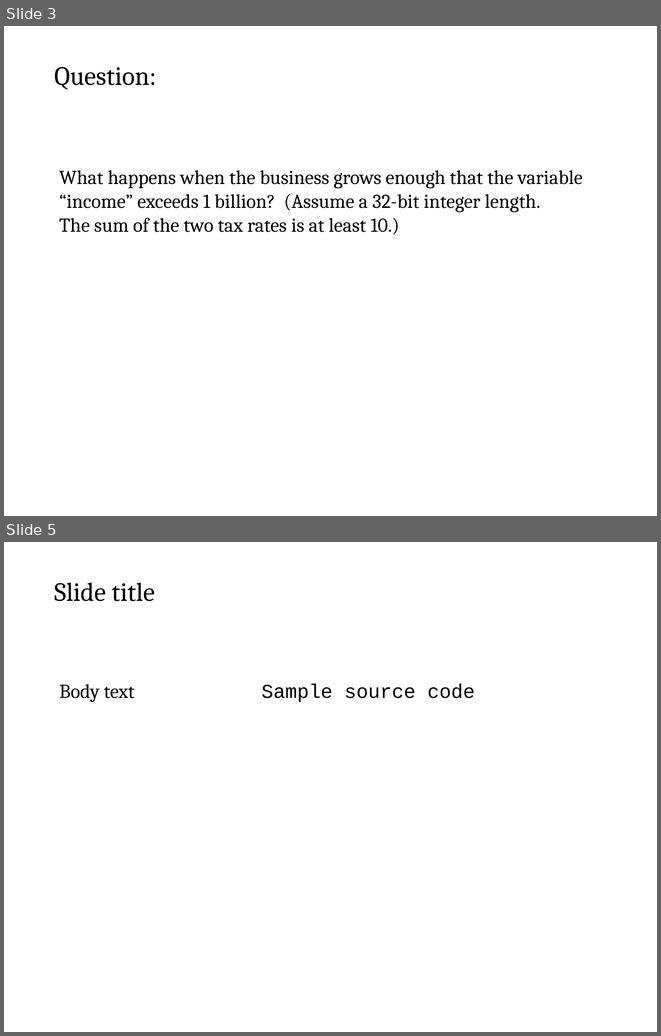
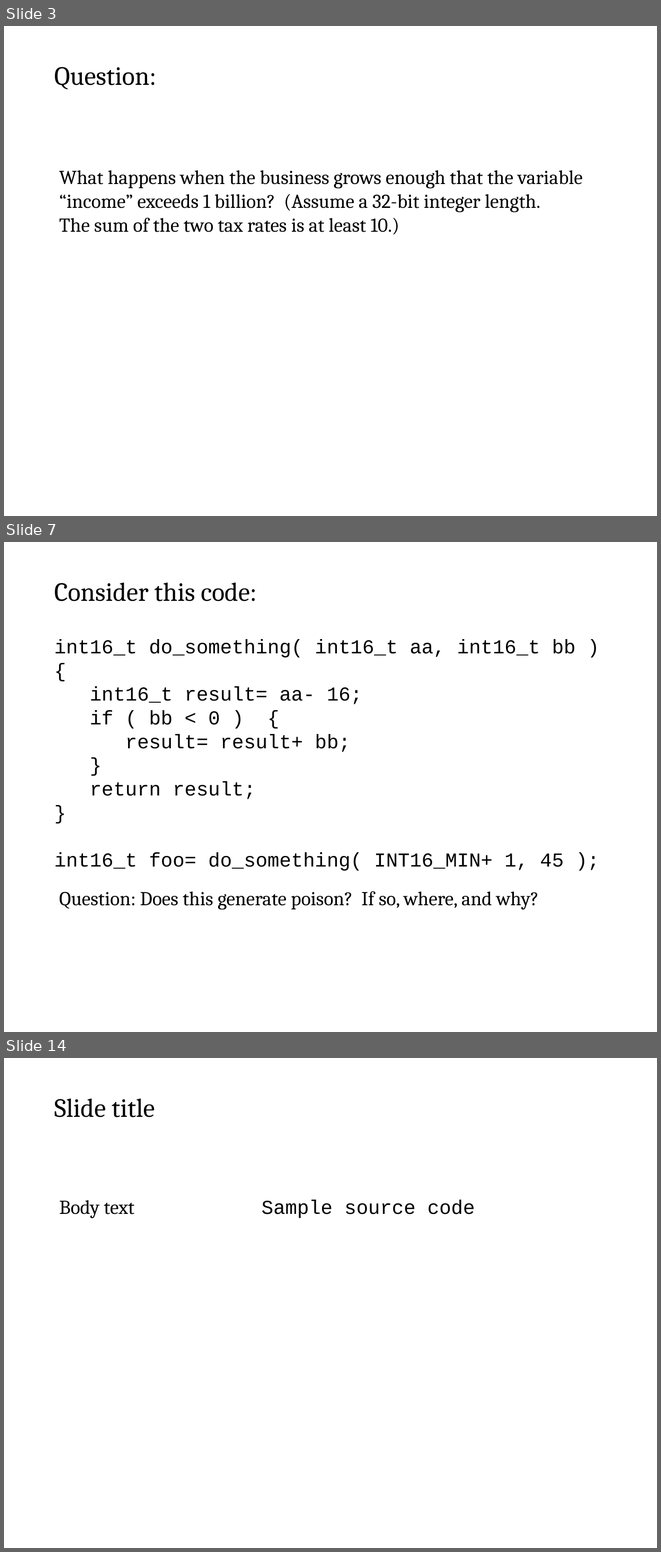
Before and after one commit to cschreiner/lli_undef_fix_admin, a slide deck: doc/poster/2015feb_grad_visit.draft.odp. Shown one above the other, each under a label of ours: slides 3 and 5 before the commit, slides 3, 7 and 14 after it; the slides between them are not shown. The pictures are 661x1036 and 661x1552 pixels, drawn with LibreOffice and Linux fonts; fonts in the diff are those of the drawing. Boxes give left, top, right and bottom in pixels: in the first picture for what was removed or moved away, otherwise in the second. Text is boxed around its words. In the diff, an @@ line names an element or a change of style, - is before the commit and + after.

Commit message:
finished transcribing text from the textual draft

```diff
--- a/doc/poster/2015feb_grad_visit.draft.odp
+++ b/doc/poster/2015feb_grad_visit.draft.odp
@@ slide 7 added at [4, 542, 657, 1032], background #FFFFFF @@
@@ text added at [54, 582, 257, 601], 32 pt, text #000000 @@
+Consider this code:
@@ text added at [54, 639, 576, 871], 24 pt, text #000000 @@
+int16_t do_something( int16_t aa, int16_t bb )
+{
+int16_t result= aa- 16;
+if ( bb < 0 ) {
+result= result+ bb;
+}
+return result;
+}
+int16_t foo= do_something( INT16_MIN+ 1, 45 );
@@ text added at [59, 891, 539, 909], 24 pt, text #000000 @@
+Question: Does this generate poison? If so, where, and why?
@@ what was slide 5 is now slide 14 @@
```
Also in this commit, not shown: 1 slide changed, 8 other slides added.
